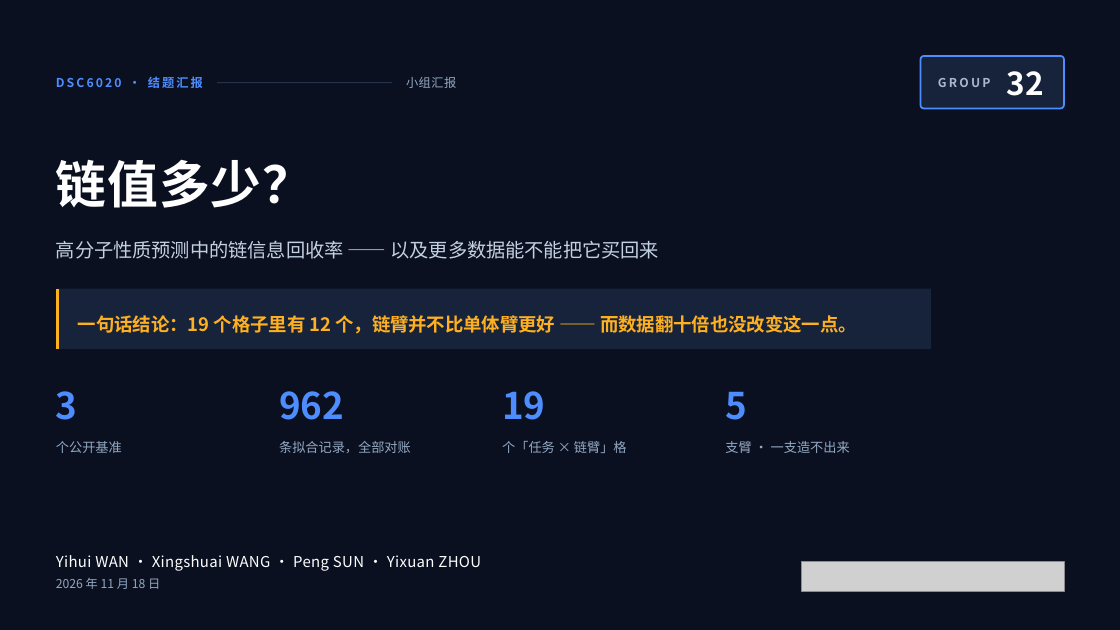
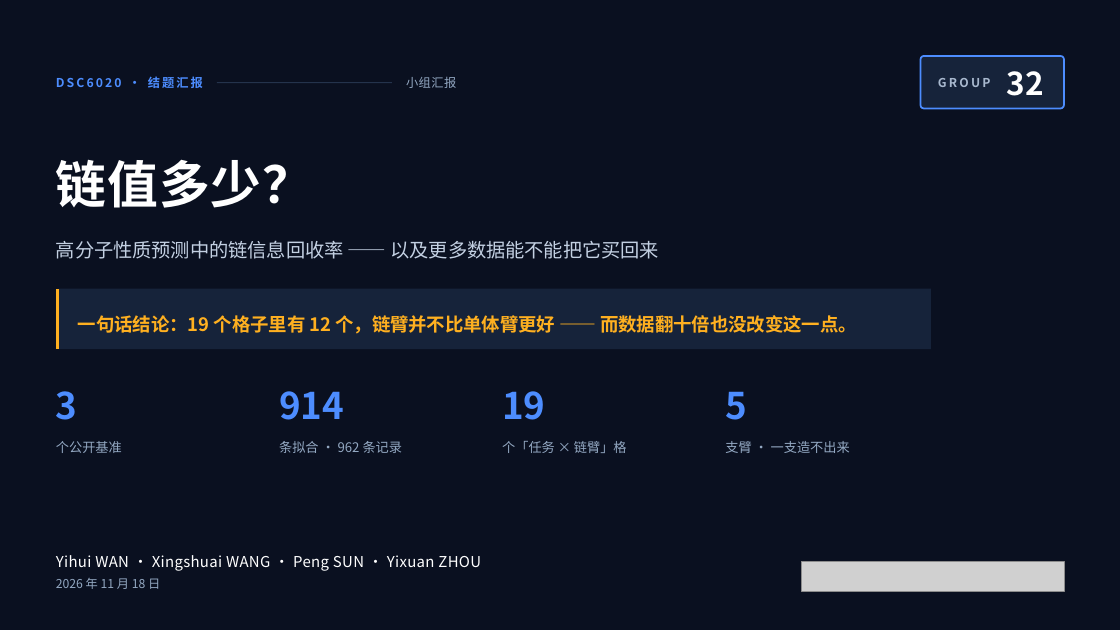
Before and after one commit to XHH-Coco/How-Much-Is-a-Chain-Worth, a slide deck: slide 1 of presentation/ChainWorth_Group32_CN/ChainWorth_Group32_CN.pptx. Drawn at 1120x630 pixels with LibreOffice and Linux fonts; fonts in the diff are those of the drawing; grey boxes stand for pictures. Boxes give left, top, right and bottom in pixels: in the first picture for what was removed or moved away, otherwise in the second. Text is boxed around its words. In the diff, an @@ line names an element or a change of style, - is before the commit and + after.

```diff
--- a/presentation/ChainWorth_Group32_CN/ChainWorth_Group32_CN.pptx
+++ b/presentation/ChainWorth_Group32_CN/ChainWorth_Group32_CN.pptx
@@ text at [279,391,344,420]: text changed @@
-962
+914
@@ text at [279,441,403,453]: text changed @@
-条拟合记录，全部对账
+条拟合 · 962 条记录
```
Also in this commit, not shown: 3 other slides changed, 14 other files.
